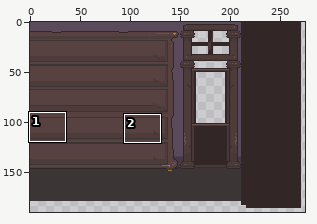
Sprite sheet -- Assets/Resources/Sprites/shop-bg.png. The picture above shows the old version from afar; the outline marks the close-up.
Close-up. First the earlier version:
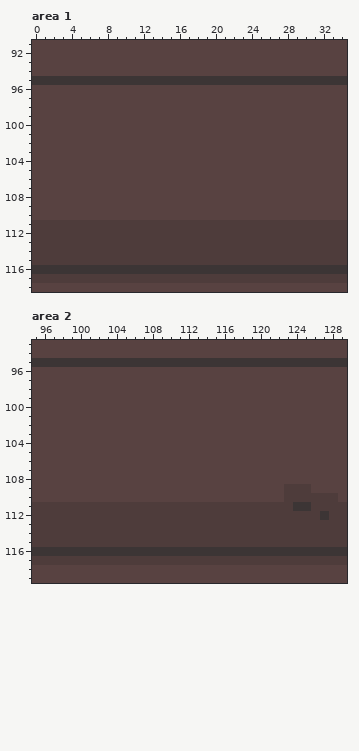
The file is 480x270 pixels. Colours within 5 levels of each other are drawn and written as one. Shown: area 1: x 0..34, y 91..118; area 2: x 95..129, y 93..119. The wide view leaves out empty margins. The commit also changed other parts of the picture, which this record leaves out.
Once edited:
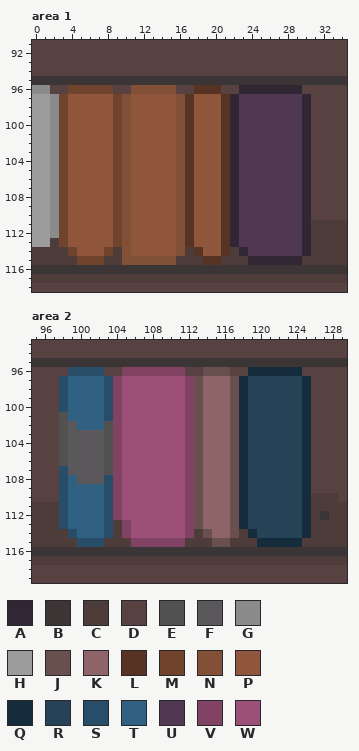
Palette (. is transparent): A #302634  B #3c3535  C #4e3c3b  D #584241  E #525152  F #5a585b  G #8a8a8a  H #9c9c9c  J #67504e  K #8f6468  L #563323  M #70432d  N #824f37  P #8f563b  Q #152c3d  R #254256  S #284d68  T #306082  U #513852  V #824263  W #9c4f77
Edits made:
Changed rows in their new state; - is an unchanged pixel.
Area 1:
first column x 0:
 96 GG--MMMMM--NNNNN--LLL--AAAAAAA-
 97 HHGMPPPPPMNPPPPPNLPPPLAUUUUUUUA
 98 HHGMPPPPPMNPPPPPNLPPPLAUUUUUUUA
 99 HHGMPPPPPMNPPPPPNLPPPLAUUUUUUUA
100 HHGMPPPPPMNPPPPPNLPPPLAUUUUUUUA
101 HHGMPPPPPMNPPPPPNLPPPLAUUUUUUUA
102 HHGMPPPPPMNPPPPPNLPPPLAUUUUUUUA
103 HHGMPPPPPMNPPPPPNLPPPLAUUUUUUUA
104 HHGMPPPPPMNPPPPPNLPPPLAUUUUUUUA
105 HHGMPPPPPMNPPPPPNLPPPLAUUUUUUUA
106 HHGMPPPPPMNPPPPPNLPPPLAUUUUUUUA
107 HHGMPPPPPMNPPPPPNLPPPLAUUUUUUUA
108 HHGMPPPPPMNPPPPPNLPPPLAUUUUUUUA
109 HHGMPPPPPMNPPPPPNLPPPLAUUUUUUUA
110 HHGMPPPPPMNPPPPPNLPPPLAUUUUUUUA
111 HHGMPPPPPMNPPPPPNLPPPLAUUUUUUUA
112 HHGMPPPPPMNPPPPPNLPPPLAUUUUUUUA
113 HH-MPPPPPMNPPPPPNLPPPLAUUUUUUUA
114 ----MPPPM-NPPPPPN-LPPL-AUUUUUUA
115 -----MMM--NNNNNN---LL---AAAAAA-
Area 2:
first column x 98:
 96 -SSSS--VVVVVVV--JJJ--QQQQQQ-
 97 STTTTSVWWWWWWWVJKKKJQRRRRRRQ
 98 STTTTSVWWWWWWWVJKKKJQRRRRRRQ
 99 STTTTSVWWWWWWWVJKKKJQRRRRRRQ
100 STTTTSVWWWWWWWVJKKKJQRRRRRRQ
101 ETTTTSVWWWWWWWVJKKKJQRRRRRRQ
102 EFTTTEVWWWWWWWVJKKKJQRRRRRRQ
103 EFFFFEVWWWWWWWVJKKKJQRRRRRRQ
104 EFFFFEVWWWWWWWVJKKKJQRRRRRRQ
105 EFFFFEVWWWWWWWVJKKKJQRRRRRRQ
106 EFFFFEVWWWWWWWVJKKKJQRRRRRRQ
107 SFFFFEVWWWWWWWVJKKKJQRRRRRRQ
108 STFFFSVWWWWWWWVJKKKJQRRRRRRQ
109 STTTTSVWWWWWWWVJKKKJQRRRRRRQ
110 STTTTSVWWWWWWWVJKKKJQRRRRRRQ
111 STTTTSVWWWWWWWVJKKKJQRRRRRRQ
112 STTTTSVWWWWWWWVJKKKJQRRRRRRQ
113 STTTTS-VWWWWWWVJKKKJQRRRRRRQ
114 -STTTS-VWWWWWWV-JKKJ-QRRRRRQ
115 --SSS---VVVVVV---JJ---QQQQQ-
